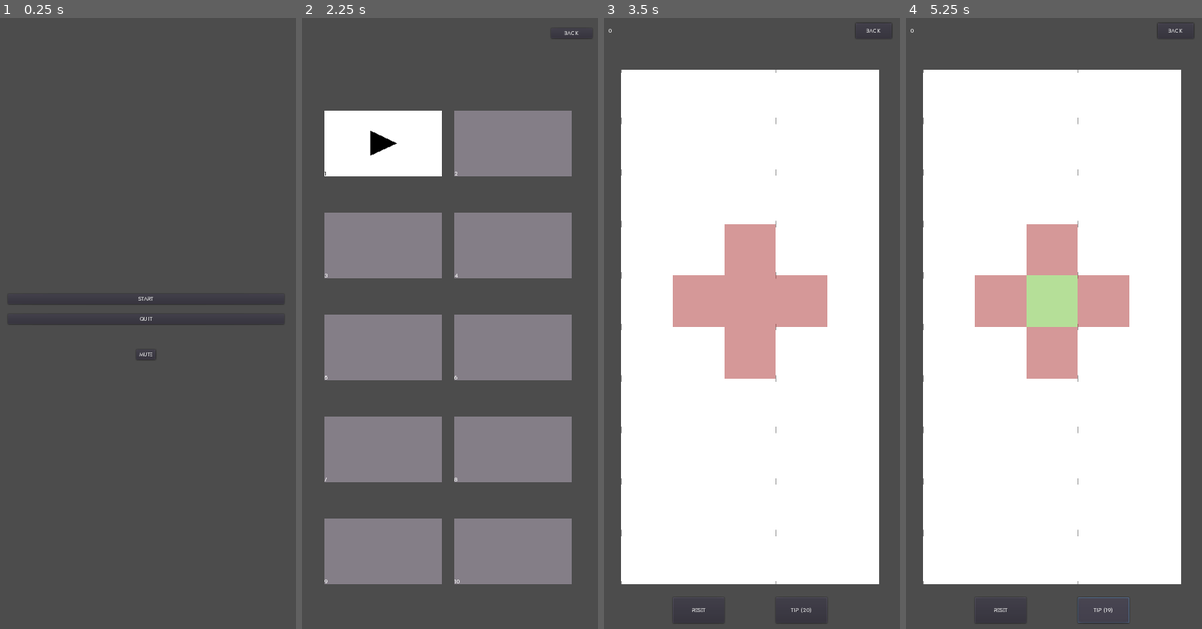
Above: before the commit, frames 1-4 (left to right).
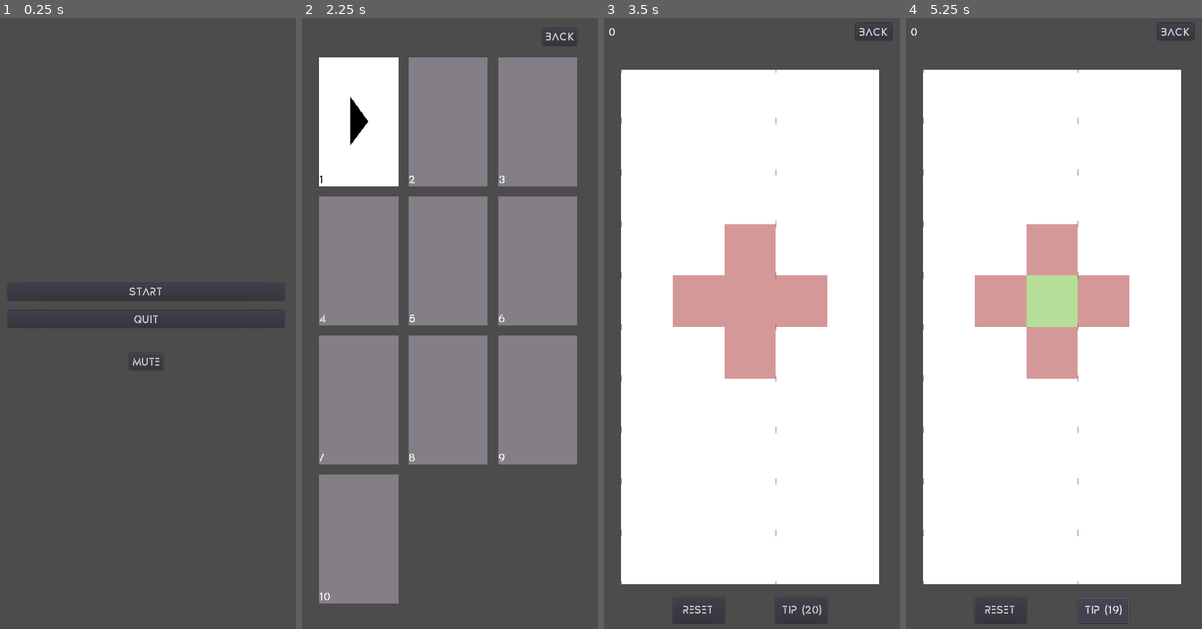
Above: after the commit, the same moments.

Repository: sisipun/SleepyCity
Game: Godot game, scene res://scenes/menu/MainMenu.tscn
Same seed, same stepped clock (60 frames per second), same inputs: the game is played once before the commit and once after it.
Inputs (mouse positions are in pixels of both pictures, inside the frame that each line leads up to):
- Up to frame 1 (0.25 s): no input
- Up to frame 2 (2.25 s): click "Start" at 0.5 s; click "Back" at 1.25 s; click "Start" at 2 s
- Up to frame 3 (3.5 s): tap Enter at 2.75 s; move the mouse to (683, 146) at 2.77 s; click (683, 146) at 2.92 s
- Up to frame 4 (5.25 s): click "Back" at 3.5 s; tap Space at 4.25 s; move the mouse to (985, 146) at 4.27 s; click (985, 146) at 4.42 s; click "Tip (20)" at 5 s

The runs differ from the first frame. In frame 1, 0.4% of the frame differs, in the area x 3-95%, y 44-57%; in frame 2, 39%, in the area x 5-98%, y 2-96%; in frame 3, 0.2%; in frame 4, 0.2%.

Commit message:
Choose level container

Diff:
--- a/assets/default.tres
+++ b/assets/default.tres
@@ -4,4 +4,5 @@
 font_path = "res://assets/Designer.ttf"
 
 [resource]
+size = 30
 font_data = SubResource( 1 )
--- a/scenes/level/Cell.tscn
+++ b/scenes/level/Cell.tscn
@@ -11,144 +11,144 @@
 
 [sub_resource type="AtlasTexture" id=2]
 flags = 4
-atlas = ExtResource( 4 )
+atlas = ExtResource( 3 )
 region = Rect2( 0, 0, 128, 128 )
 
 [sub_resource type="AtlasTexture" id=3]
 flags = 4
-atlas = ExtResource( 4 )
+atlas = ExtResource( 3 )
 region = Rect2( 128, 0, 128, 128 )
 
 [sub_resource type="AtlasTexture" id=4]
 flags = 4
-atlas = ExtResource( 4 )
+atlas = ExtResource( 3 )
 region = Rect2( 256, 0, 128, 128 )
 
 [sub_resource type="AtlasTexture" id=5]
 flags = 4
-atlas = ExtResource( 4 )
+atlas = ExtResource( 3 )
 region = Rect2( 384, 0, 128, 128 )
 
 [sub_resource type="AtlasTexture" id=6]
 flags = 4
-atlas = ExtResource( 4 )
+atlas = ExtResource( 3 )
 region = Rect2( 512, 0, 128, 128 )
 
 [sub_resource type="AtlasTexture" id=7]
 flags = 4
-atlas = ExtResource( 4 )
+atlas = ExtResource( 3 )
 region = Rect2( 640, 0, 128, 128 )
 
 [sub_resource type="AtlasTexture" id=8]
 flags = 4
-atlas = ExtResource( 4 )
+atlas = ExtResource( 3 )
 region = Rect2( 768, 0, 128, 128 )
 
 [sub_resource type="AtlasTexture" id=9]
 flags = 4
-atlas = ExtResource( 4 )
+atlas = ExtResource( 3 )
 region = Rect2( 896, 0, 128, 128 )
 
 [sub_resource type="AtlasTexture" id=10]
 flags = 4
-atlas = ExtResource( 4 )
+atlas = ExtResource( 3 )
 region = Rect2( 1024, 0, 128, 128 )
 
 [sub_resource type="AtlasTexture" id=11]
 flags = 4
-atlas = ExtResource( 4 )
+atlas = ExtResource( 3 )
 region = Rect2( 1152, 0, 128, 128 )
 
 [sub_resource type="AtlasTexture" id=12]
 flags = 4
-atlas = ExtResource( 4 )
+atlas = ExtResource( 3 )
 region = Rect2( 1280, 0, 128, 128 )
 
 [sub_resource type="AtlasTexture" id=13]
 flags = 4
-atlas = ExtResource( 4 )
+atlas = ExtResource( 3 )
 region = Rect2( 1408, 0, 128, 128 )
 
 [sub_resource type="AtlasTexture" id=14]
 flags = 4
-atlas = ExtResource( 4 )
+atlas = ExtResource( 3 )
 region = Rect2( 1536, 0, 128, 128 )
 
 [sub_resource type="AtlasTexture" id=15]
 flags = 4
-atlas = ExtResource( 3 )
+atlas = ExtResource( 4 )
 region = Rect2( 0, 0, 128, 128 )
 
 [sub_resource type="AtlasTexture" id=16]
 flags = 4
-atlas = ExtResource( 3 )
+atlas = ExtResource( 4 )
 region = Rect2( 128, 0, 128, 128 )
 
 [sub_resource type="AtlasTexture" id=17]
 flags = 4
-atlas = ExtResource( 3 )
+atlas = ExtResource( 4 )
 region = Rect2( 256, 0, 128, 128 )
 
 [sub_resource type="AtlasTexture" id=18]
 flags = 4
-atlas = ExtResource( 3 )
+atlas = ExtResource( 4 )
 region = Rect2( 384, 0, 128, 128 )
 
 [sub_resource type="AtlasTexture" id=19]
 flags = 4
-atlas = ExtResource( 3 )
+atlas = ExtResource( 4 )
 region = Rect2( 512, 0, 128, 128 )
 
 [sub_resource type="AtlasTexture" id=20]
 flags = 4
-atlas = ExtResource( 3 )
+atlas = ExtResource( 4 )
 region = Rect2( 640, 0, 128, 128 )
 
 [sub_resource type="AtlasTexture" id=21]
 flags = 4
-atlas = ExtResource( 3 )
+atlas = ExtResource( 4 )
 region = Rect2( 768, 0, 128, 128 )
 
 [sub_resource type="AtlasTexture" id=22]
 flags = 4
-atlas = ExtResource( 3 )
+atlas = ExtResource( 4 )
 region = Rect2( 896, 0, 128, 128 )
 
 [sub_resource type="AtlasTexture" id=23]
 flags = 4
-atlas = ExtResource( 3 )
+atlas = ExtResource( 4 )
 region = Rect2( 1024, 0, 128, 128 )
 
 [sub_resource type="AtlasTexture" id=24]
 flags = 4
-atlas = ExtResource( 3 )
+atlas = ExtResource( 4 )
 region = Rect2( 1152, 0, 128, 128 )
 
 [sub_resource type="AtlasTexture" id=25]
 flags = 4
-atlas = ExtResource( 3 )
+atlas = ExtResource( 4 )
 region = Rect2( 1280, 0, 128, 128 )
 
 [sub_resource type="AtlasTexture" id=26]
 flags = 4
-atlas = ExtResource( 3 )
+atlas = ExtResource( 4 )
 region = Rect2( 1408, 0, 128, 128 )
 
 [sub_resource type="AtlasTexture" id=27]
 flags = 4
-atlas = ExtResource( 3 )
+atlas = ExtResource( 4 )
 region = Rect2( 1536, 0, 128, 128 )
 
 [sub_resource type="SpriteFrames" id=28]
 animations = [ {
 "frames": [ SubResource( 2 ), SubResource( 3 ), SubResource( 4 ), SubResource( 5 ), SubResource( 6 ), SubResource( 7 ), SubResource( 8 ), SubResource( 9 ), SubResource( 10 ), SubResource( 11 ), SubResource( 12 ), SubResource( 13 ), SubResource( 14 ) ],
 "loop": false,
-"name": "alive",
+"name": "dead",
 "speed": 60.0
 }, {
 "frames": [ SubResource( 15 ), SubResource( 16 ), SubResource( 17 ), SubResource( 18 ), SubResource( 19 ), SubResource( 20 ), SubResource( 21 ), SubResource( 22 ), SubResource( 23 ), SubResource( 24 ), SubResource( 25 ), SubResource( 26 ), SubResource( 27 ) ],
 "loop": false,
-"name": "dead",
+"name": "alive",
 "speed": 60.0
 } ]
 
--- a/scenes/level/Level.tscn
+++ b/scenes/level/Level.tscn
@@ -20,7 +20,7 @@
 
 [node name="TopLabels" type="MarginContainer" parent="Interface/Top"]
 margin_right = 476.0
-margin_bottom = 50.0
+margin_bottom = 53.0
 size_flags_horizontal = 3
 custom_constants/margin_right = 25
 custom_constants/margin_top = 10
@@ -29,15 +29,15 @@
 
 [node name="StepLabel" type="Label" parent="Interface/Top/TopLabels"]
 margin_left = 25.0
-margin_top = 16.0
+margin_top = 13.0
 margin_right = 451.0
-margin_bottom = 34.0
+margin_bottom = 40.0
 text = "0"
 
 [node name="TopButtons" type="MarginContainer" parent="Interface/Top"]
 margin_left = 480.0
 margin_right = 600.0
-margin_bottom = 50.0
+margin_bottom = 53.0
 custom_constants/margin_right = 25
 custom_constants/margin_top = 10
 custom_constants/margin_left = 25
@@ -47,7 +47,7 @@
 margin_left = 25.0
 margin_top = 10.0
 margin_right = 95.0
-margin_bottom = 40.0
+margin_bottom = 43.0
 rect_min_size = Vector2( 70, 0 )
 text = "Back"
 __meta__ = {
--- a/scenes/menu/ChooseLevel.tscn
+++ b/scenes/menu/ChooseLevel.tscn
@@ -2,7 +2,7 @@
 
 [ext_resource path="res://scripts/menu/ChooseLevel.gd" type="Script" id=1]
 
-[node name="ChooseLevel" type="Control"]
+[node name="ChooseLevel" type="VBoxContainer"]
 anchor_right = 1.0
 anchor_bottom = 1.0
 script = ExtResource( 1 )
@@ -10,33 +10,57 @@
 "_edit_use_anchors_": false
 }
 
+[node name="BackButtonMargin" type="MarginContainer" parent="."]
+margin_right = 600.0
+margin_bottom = 73.0
+custom_constants/margin_right = 50
+custom_constants/margin_top = 20
+custom_constants/margin_left = 50
+custom_constants/margin_bottom = 20
+
+[node name="Top" type="HBoxContainer" parent="BackButtonMargin"]
+margin_left = 50.0
+margin_top = 20.0
+margin_right = 550.0
+margin_bottom = 53.0
+alignment = 2
+
+[node name="BackButton" type="Button" parent="BackButtonMargin/Top"]
+margin_left = 432.0
+margin_right = 500.0
+margin_bottom = 33.0
+text = "Back"
+__meta__ = {
+"_edit_use_anchors_": false
+}
+
 [node name="ButtonsScroll" type="ScrollContainer" parent="."]
-anchor_right = 1.0
-anchor_bottom = 1.0
-margin_left = 50.0
-margin_top = 80.0
-margin_right = -50.0
+margin_top = 77.0
+margin_right = 600.0
+margin_bottom = 1200.0
+size_flags_vertical = 3
 scroll_horizontal_enabled = false
 __meta__ = {
 "_edit_use_anchors_": false
 }
 
-[node name="Buttons" type="VBoxContainer" parent="ButtonsScroll"]
-margin_right = 500.0
-margin_bottom = 1120.0
+[node name="ButtonsMargin" type="MarginContainer" parent="ButtonsScroll"]
+margin_right = 600.0
+margin_bottom = 1123.0
 size_flags_horizontal = 3
 size_flags_vertical = 3
-custom_constants/separation = 50
-alignment = 1
+custom_constants/margin_right = 50
+custom_constants/margin_left = 50
 
-[node name="BackButton" type="Button" parent="."]
-anchor_left = 1.0
-anchor_right = 1.0
-margin_left = -100.0
-margin_top = 20.0
-margin_right = -20.0
-text = "Back"
-__meta__ = {
-"_edit_use_anchors_": false
-}
-[connection signal="pressed" from="BackButton" to="." method="_on_back_pressed"]
+[node name="Buttons" type="GridContainer" parent="ButtonsScroll/ButtonsMargin"]
+margin_left = 50.0
+margin_right = 550.0
+margin_bottom = 1123.0
+grow_horizontal = 2
+grow_vertical = 2
+size_flags_horizontal = 3
+size_flags_vertical = 3
+custom_constants/vseparation = 20
+custom_constants/hseparation = 20
+columns = 3
+[connection signal="pressed" from="BackButtonMargin/Top/BackButton" to="." method="_on_back_pressed"]
--- a/scenes/menu/LevelPreview.tscn
+++ b/scenes/menu/LevelPreview.tscn
@@ -7,50 +7,48 @@
 [node name="LevelPreview" type="MarginContainer"]
 anchor_right = 1.0
 anchor_bottom = 1.0
+margin_right = -500.0
+margin_bottom = -1000.0
+rect_min_size = Vector2( 125, 250 )
 size_flags_horizontal = 3
-size_flags_vertical = 3
-custom_constants/margin_right = 10
-custom_constants/margin_top = 10
-custom_constants/margin_left = 10
-custom_constants/margin_bottom = 10
+custom_constants/margin_right = 0
+custom_constants/margin_top = 0
+custom_constants/margin_left = 0
+custom_constants/margin_bottom = 0
 script = ExtResource( 1 )
 __meta__ = {
 "_edit_use_anchors_": false
 }
 
-[node name="PreviewTexture" type="TextureRect" parent="."]
-margin_left = 10.0
-margin_top = 10.0
-margin_right = 590.0
-margin_bottom = 1190.0
+[node name="PreviewTexture" type="NinePatchRect" parent="."]
+margin_right = 125.0
+margin_bottom = 250.0
 texture = ExtResource( 4 )
-stretch_mode = 1
 
 [node name="PreviewArea" type="VBoxContainer" parent="."]
-margin_left = 10.0
-margin_top = 10.0
-margin_right = 590.0
-margin_bottom = 1190.0
+margin_right = 125.0
+margin_bottom = 250.0
 alignment = 2
 __meta__ = {
 "_edit_use_anchors_": false
 }
 
 [node name="Bottom" type="HBoxContainer" parent="PreviewArea"]
-margin_top = 1150.0
-margin_right = 580.0
-margin_bottom = 1180.0
+margin_top = 220.0
+margin_right = 125.0
+margin_bottom = 250.0
 
 [node name="LevelLabel" type="Label" parent="PreviewArea/Bottom"]
-margin_right = 546.0
+margin_right = 91.0
 margin_bottom = 30.0
 size_flags_horizontal = 3
 size_flags_vertical = 1
 text = "0"
+valign = 2
 
 [node name="BonusTexture" type="TextureRect" parent="PreviewArea/Bottom"]
-margin_left = 550.0
-margin_right = 580.0
+margin_left = 95.0
+margin_right = 125.0
 margin_bottom = 30.0
 rect_min_size = Vector2( 30, 30 )
 texture = ExtResource( 3 )
--- a/scripts/menu/ChooseLevel.gd
+++ b/scripts/menu/ChooseLevel.gd
@@ -1,15 +1,11 @@
-extends Control
+extends VBoxContainer
 
 func _ready():
 	var preview_scene = load("res://scenes/menu/LevelPreview.tscn")
-	var horizontal_container
 	for i in len(Game.levels()):
-		if i % 2 == 0:
-			horizontal_container = HBoxContainer.new()
-			$ButtonsScroll/Buttons.add_child(horizontal_container)
 		var preview = preview_scene.instance().init(i)
 		preview.connect("clicked", self, "_on_level_clicked")
-		horizontal_container.add_child(preview)
+		$ButtonsScroll/ButtonsMargin/Buttons.add_child(preview)
 
 func _on_level_clicked(i):
 	Game.currentLevelIndex = i
--- a/scripts/menu/LevelPreview.gd
+++ b/scripts/menu/LevelPreview.gd
@@ -5,20 +5,22 @@
 var play_texture = load("res://assets/preview/play.png")
 var disabled_texture = load("res://assets/preview/disabled.png")
 
-var level_index = 0
+var level_index
+var disabled
 
 func init(index):
+	var level = Game.levels()[index]
+
 	level_index = index
-	var level = Game.levels()[level_index]
+	disabled = not level.opened
+
 	$PreviewArea/Bottom/LevelLabel.text = "%d" % (level_index + 1)
-
-	if level.opened:
+	if disabled:
+		$PreviewArea/Bottom/LevelLabel.set_modulate(Color(1, 1, 1, 1))
+		$PreviewTexture.texture = disabled_texture
+	else:
 		$PreviewArea/Bottom/LevelLabel.set_modulate(Color(0, 0, 0, 1))
 		$PreviewTexture.texture = play_texture
-	else:
-		$PreviewArea/Bottom/LevelLabel.set_modulate(Color(1, 1, 1, 1))
-		$PreviewTexture.texture = disabled_texture
-
 	if level.bonus:
 		$PreviewArea/Bottom/BonusTexture.show()
 	else:
@@ -27,6 +29,6 @@
 	return self
 
 func _on_gui_input(event):
-	if event is InputEventScreenTouch:
+	if event is InputEventScreenTouch and not disabled:
 		if event.is_pressed():
 			emit_signal("clicked", level_index)
